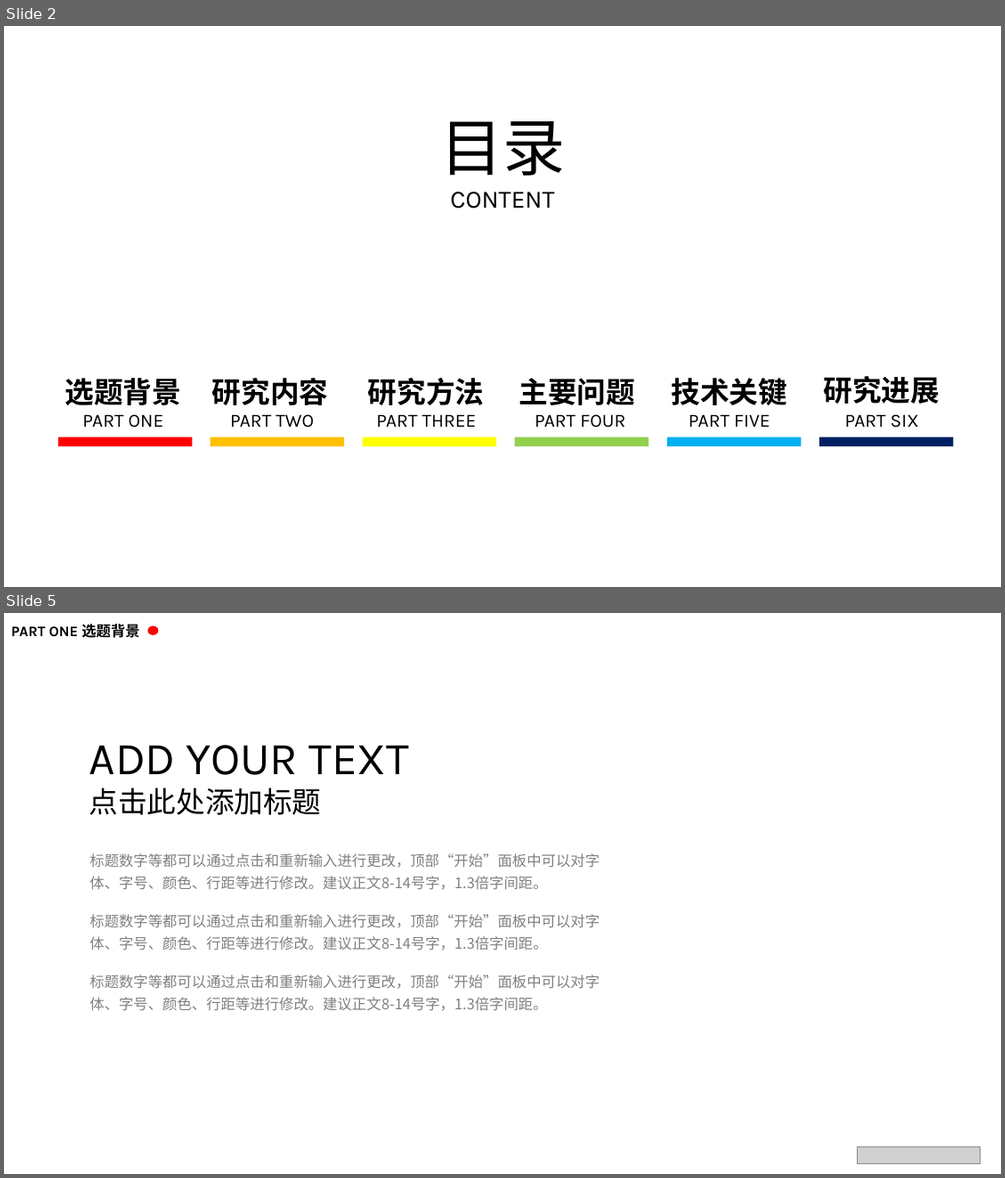
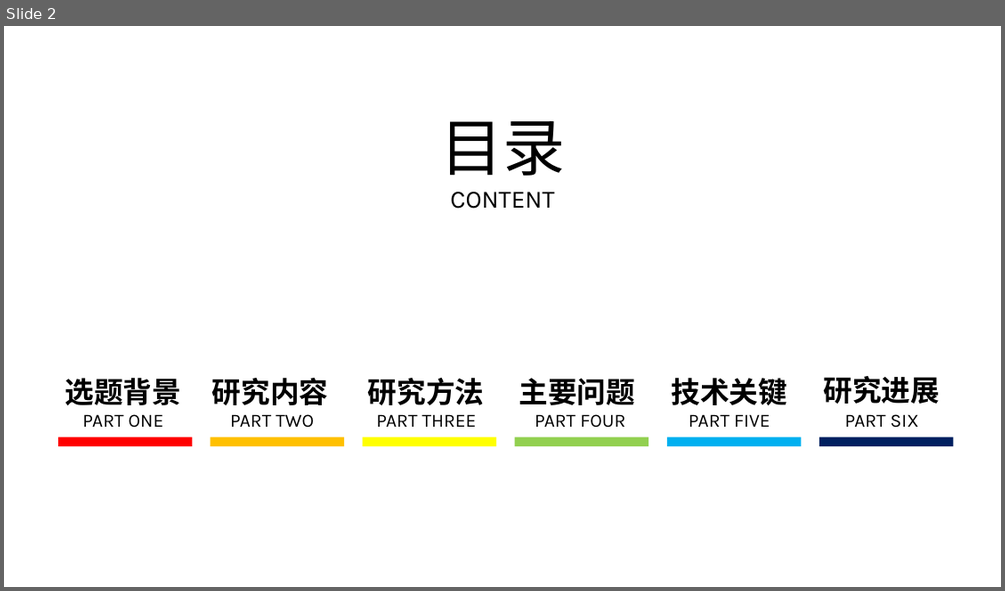
Before and after one commit to sunfiyes/File, a slide deck: 开题/开题答辩.pptx. Shown one above the other, each under a label of ours: slides 2 and 5 before the commit, slide 2 after it; the slides between them are not shown. The pictures are 1005x1178 and 1005x591 pixels, drawn with LibreOffice and Linux fonts; fonts in the diff are those of the drawing; grey boxes stand for pictures; background and template pictures are left out. Boxes give left, top, right and bottom in pixels: in the first picture for what was removed or moved away, otherwise in the second. Text is boxed around its words. In the diff, an @@ line names an element or a change of style, - is before the commit and + after.

```diff
--- a/开题/开题答辩.pptx
+++ b/开题/开题答辩.pptx
@@ slide 5 removed at [4,613,1001,1174], background #FFFFFF @@
@@ text removed at [11,624,139,638] @@
-PART ONE 选题背景
@@ ellipse removed at [147,625,158,634] @@
@@ text removed at [89,745,409,775] @@
-ADD YOUR TEXT
@@ text removed at [89,787,322,815] @@
-点击此处添加标题
@@ text removed at [89,853,599,890] @@
-标题数字等都可以通过点击和重新输入进行更改，顶部“开始”面板中可以对字体、字号、颜色、行距等进行修改。建议正文8-14号字，1.3倍字间距。
@@ text removed at [89,914,599,950] @@
-标题数字等都可以通过点击和重新输入进行更改，顶部“开始”面板中可以对字体、字号、颜色、行距等进行修改。建议正文8-14号字，1.3倍字间距。
@@ text removed at [89,974,599,1011] @@
-标题数字等都可以通过点击和重新输入进行更改，顶部“开始”面板中可以对字体、字号、颜色、行距等进行修改。建议正文8-14号字，1.3倍字间距。
@@ picture removed at [858,1147,979,1163] @@
```
Also in this commit, not shown: 4 slides changed, 2 slides added, 1 other slide removed.
